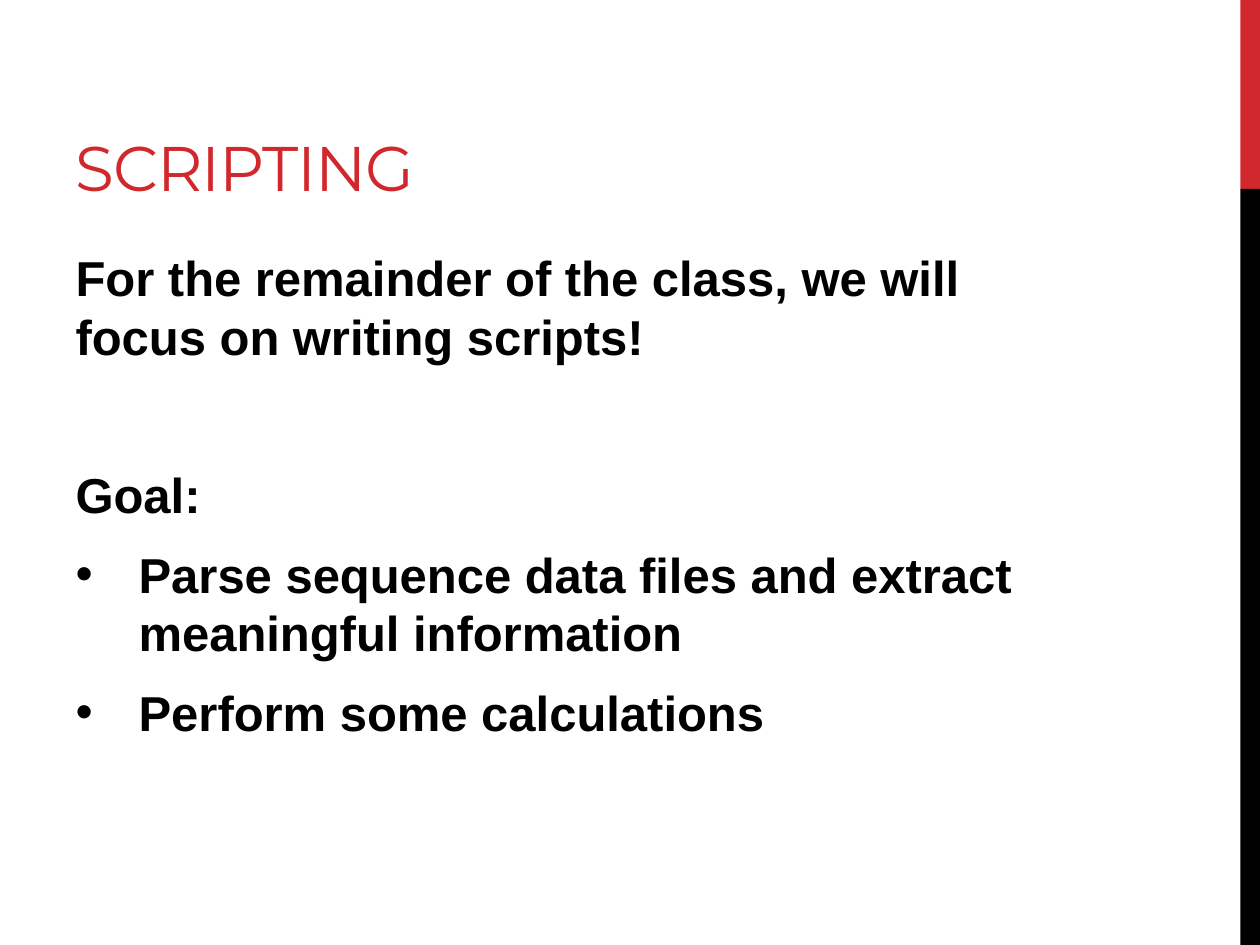
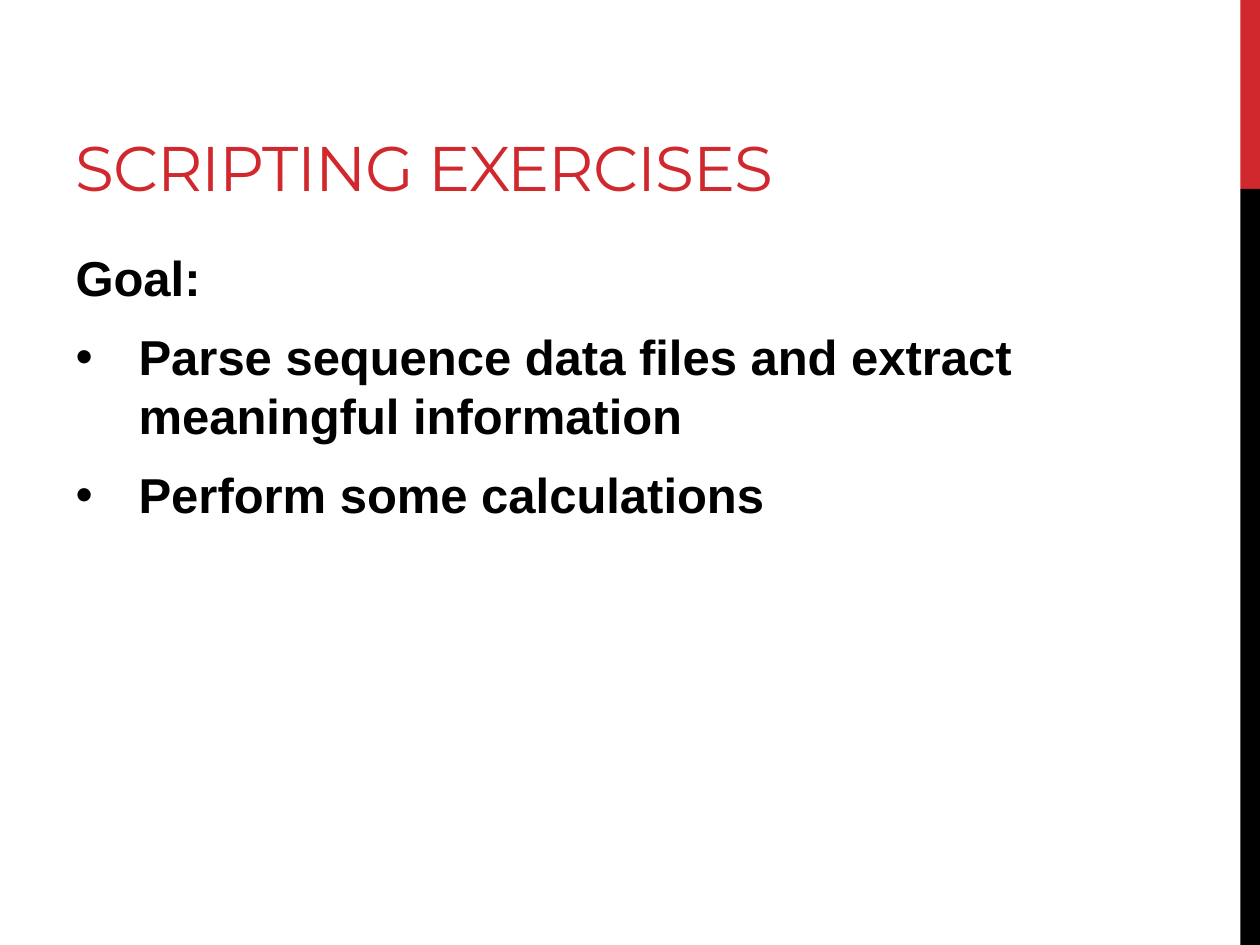
Before and after one commit to BjornFJohansson/ccbb_bigdata2015_python, a slide deck: slide 26 of slides/slides_biopython.pptx (slide 28 before the commit). Drawn at 1260x945 pixels with LibreOffice and Linux fonts; fonts in the diff are those of the drawing. Boxes give left, top, right and bottom in pixels: in the first picture for what was removed or moved away, otherwise in the second. Text is boxed around its words. In the diff, an @@ line names an element or a change of style, - is before the commit and + after.

Commit message:
slide updates

```diff
--- a/slides/slides_biopython.pptx
+++ b/slides/slides_biopython.pptx
@@ title at (76,146,774,192): text changed @@
-SCRIPTING
+SCRIPTING EXERCISES
@@ text at (76,260,959,365): paragraph removed @@
-For the remainder of the class, we will focus on writing scripts!
```
Also in this commit, not shown: 2 slides removed, 2 other files.
